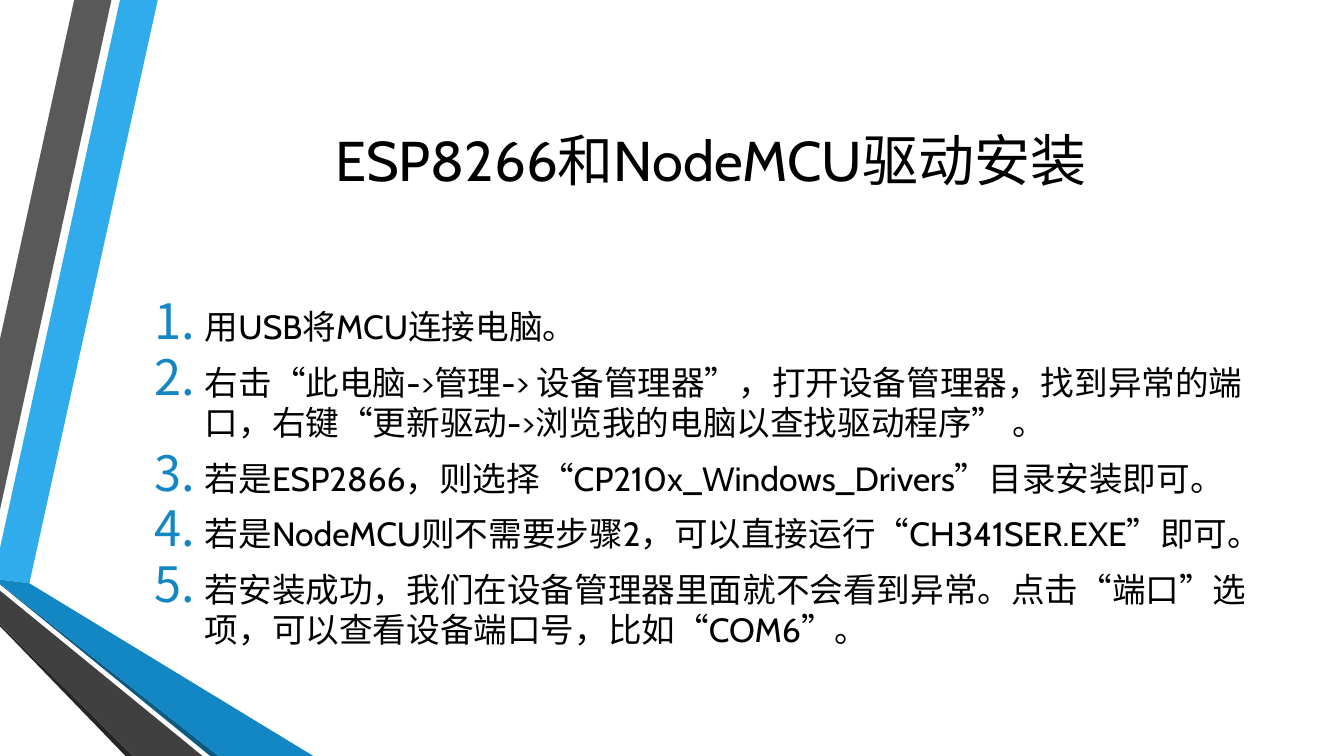
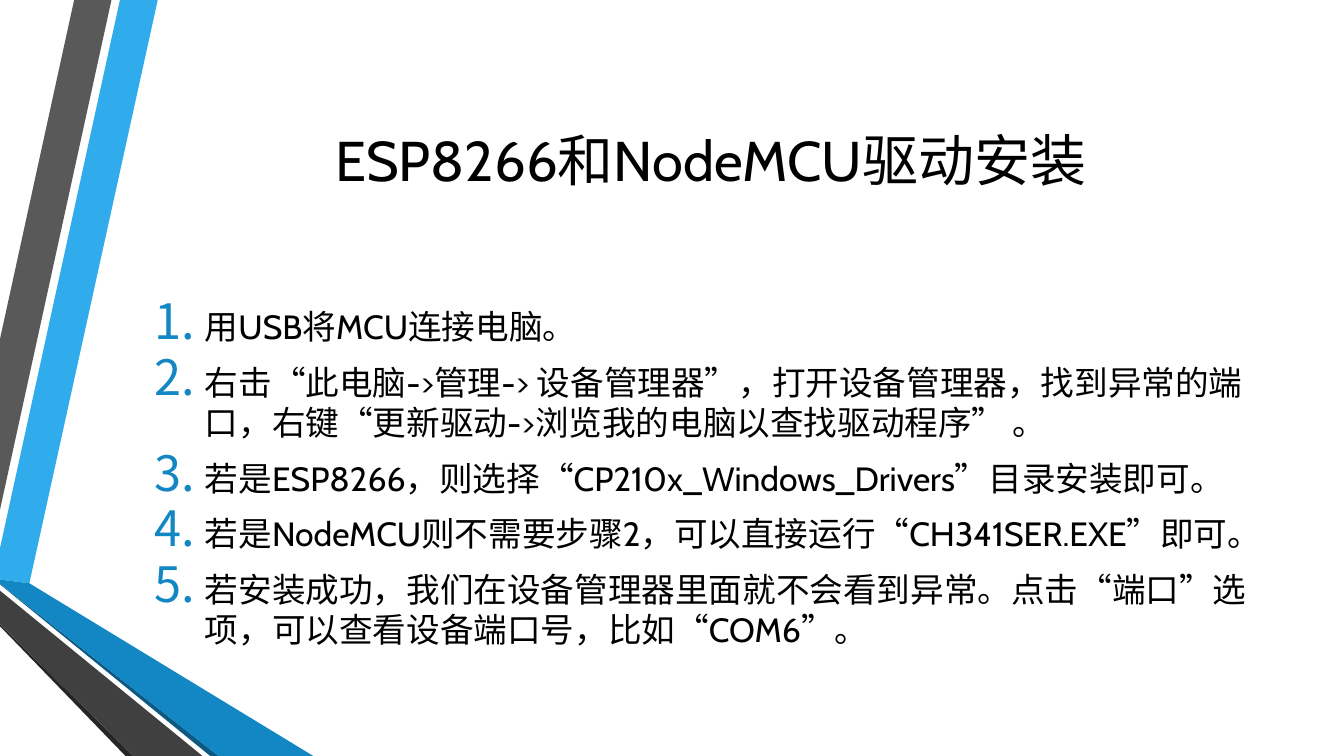
Before and after one commit to coco-hkk/arduino-courses, a slide deck: slide 8 of 0/0.pptx. Drawn at 1344x756 pixels with LibreOffice and Linux fonts; fonts in the diff are those of the drawing; background and template pictures are left out. Boxes give left, top, right and bottom in pixels: in the first picture for what was removed or moved away, otherwise in the second. Text is boxed around its words. In the diff, an @@ line names an element or a change of style, - is before the commit and + after.

```diff
--- a/0/0.pptx
+++ b/0/0.pptx
@@ text at box(205, 462, 1224, 495): text changed @@
-3. 若是ESP2866，则选择“CP210x_Windows_Drivers”目录安装即可。
+3. 若是ESP8266，则选择“CP210x_Windows_Drivers”目录安装即可。
```
Also in this commit, not shown: 4 other files.
